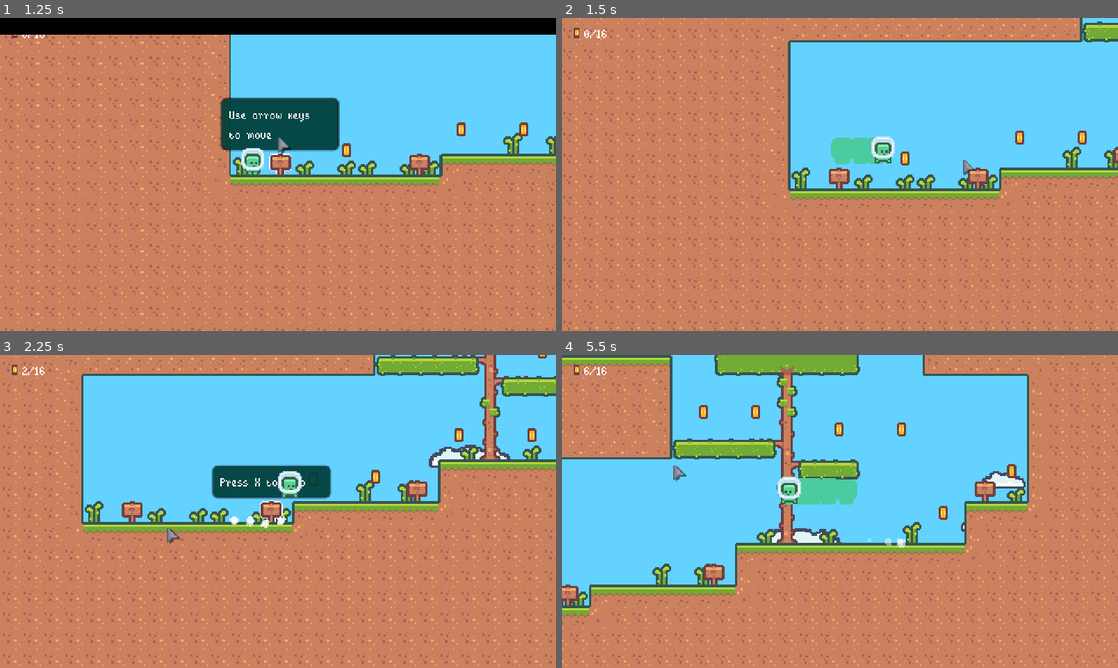
Above: before the commit, frames 1-4 (two rows, left to right).
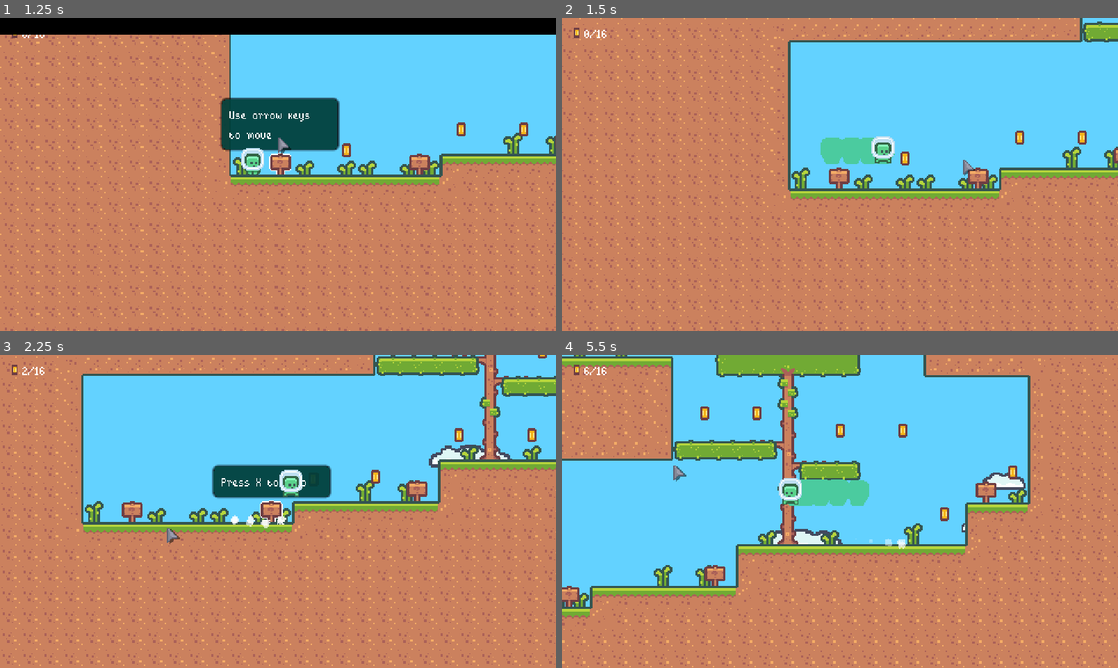
Above: after the commit, the same moments.

Repository: betofloresbaca/Platrush
Game: Godot game, scene res://scenes/ui/main_menu.tscn
Same seed, same stepped clock (60 frames per second), same inputs: the game is played once before the commit and once after it.
Inputs (mouse positions are in pixels of both pictures, inside the frame that each line leads up to):
- Up to frame 1 (1.25 s): click "PLAY" at 0.5 s
- Up to frame 2 (1.5 s): move the mouse to (962, 158) at 1.27 s; hold Right (move_right) from 1.28 s (still down); hold Space (jump) from 1.28 s (still down); tap Shift (dash) at 1.35 s
- Up to frame 3 (2.25 s): keep holding Right (move_right); tap X at 2 s; move the mouse to (166, 527) at 2.02 s; release Space (jump) at 2.03 s; tap Space (jump) at 2.1 s
- Up to frame 4 (5.5 s): tap Space (jump) at 2.27, 2.57, 3.77, 4.07, 5.1, 5.27 s; tap Shift (dash) at 2.3, 3.6, 4.35, 5.3 s; tap X at 2.75, 4.25 s; move the mouse to (895, 442) at 2.77 s; release Right (move_right) at 2.78 s; hold Left (move_left) 2.78-3.53 s; hold Space (jump) 2.78-3.53 s; click (895, 442) at 2.85 s; move the mouse to (812, 574) at 3.52 s; hold Right (move_right) 3.53-5.03 s; move the mouse to (1006, 558) at 4.27 s; hold Space (jump) 4.28-5.03 s; move the mouse to (673, 464) at 5.02 s; hold Left (move_left) from 5.03 s (still down)

Frame 1 is identical in both runs. In frame 2, 0.2% of the frame differs, in the area x 46-60%, y 38-47%; in frame 3, 0.7%; in frame 4, 12%, in the area x 0-100%, y 0-100%.

Commit message:
Modernize finite state machine util

Diff:
--- a/scenes/elements/player.gd
+++ b/scenes/elements/player.gd
@@ -44,7 +44,7 @@
 
 
 func _on_win_area_entered(_area):
-	$MovementStateMachine.change_state("INPUT_DISABLED")
+	$StateMachine.transition("InputDisabled")
 
 
 func _on_animated_sprite_2d_frame_changed():
--- a/scenes/elements/player.tscn
+++ b/scenes/elements/player.tscn
@@ -5,15 +5,15 @@
 [ext_resource type="PackedScene" uid="uid://cwcddy80ujjr6" path="res://scenes/elements/player_death.tscn" id="2_xxrbr"]
 [ext_resource type="Texture2D" uid="uid://dcv21jpo7lych" path="res://assets/player/player_1.png" id="3_g03sr"]
 [ext_resource type="PackedScene" uid="uid://b6oi537lhw6vk" path="res://scenes/elements/footstep_particles.tscn" id="3_snjc8"]
-[ext_resource type="PackedScene" uid="uid://eph75scbuut7" path="res://scenes/util/finite_state_machine.tscn" id="4_m0sv7"]
+[ext_resource type="Script" path="res://scenes/util/finite_state_machine/state_machine.gd" id="4_dcmnj"]
 [ext_resource type="PackedScene" uid="uid://ckx3tmvgx6qcn" path="res://scenes/util/random_audio_stream_player.tscn" id="4_mhu1h"]
 [ext_resource type="AudioStream" uid="uid://caktj2wskpvqy" path="res://assets/sounds/footstep_wood_001.ogg" id="5_4kn7x"]
-[ext_resource type="Script" path="res://scenes/elements/player_dash_state.gd" id="5_68gky"]
+[ext_resource type="Script" path="res://scenes/elements/player_states/player_normal_state.gd" id="5_blhkc"]
 [ext_resource type="Shader" path="res://scenes/elements/player.gdshader" id="5_k0a0w"]
-[ext_resource type="Script" path="res://scenes/elements/player_normal_state.gd" id="6_bqcth"]
 [ext_resource type="AudioStream" uid="uid://c5fxe8n7to8q4" path="res://assets/sounds/footstep_wood_002.ogg" id="6_c6oah"]
-[ext_resource type="Script" path="res://scenes/elements/player_input_disabled_state.gd" id="7_dn3ca"]
+[ext_resource type="Script" path="res://scenes/elements/player_states/player_dash_state.gd" id="6_e86wy"]
 [ext_resource type="AudioStream" uid="uid://di452ohmaseid" path="res://assets/sounds/footstep_wood_003.ogg" id="7_feybj"]
+[ext_resource type="Script" path="res://scenes/elements/player_states/player_input_disabled_state.gd" id="7_j506t"]
 [ext_resource type="AudioStream" uid="uid://dybi5w1bkl2v" path="res://assets/sounds/footstep_wood_004.ogg" id="8_5wgrw"]
 [ext_resource type="AudioStream" uid="uid://bivglbnbjjqje" path="res://assets/sounds/footstep_concrete_000.ogg" id="10_vxye2"]
 [ext_resource type="AudioStream" uid="uid://l1e3bf68bqpx" path="res://assets/sounds/footstep_concrete_001.ogg" id="11_x0uwr"]
@@ -90,9 +90,21 @@
 footstep_scene = ExtResource("3_snjc8")
 dash_hurtbox_mask = 4
 
-[node name="MovementStateMachine" parent="." instance=ExtResource("4_m0sv7")]
-states_scripts = Array[Script]([ExtResource("6_bqcth"), ExtResource("5_68gky"), ExtResource("7_dn3ca")])
-current_state_name = "NORMAL"
+[node name="StateMachine" type="Node" parent="." node_paths=PackedStringArray("initial_state")]
+script = ExtResource("4_dcmnj")
+initial_state = NodePath("Normal")
+
+[node name="Normal" type="Node" parent="StateMachine" node_paths=PackedStringArray("player")]
+script = ExtResource("5_blhkc")
+player = NodePath("../..")
+
+[node name="Dash" type="Node" parent="StateMachine" node_paths=PackedStringArray("player")]
+script = ExtResource("6_e86wy")
+player = NodePath("../..")
+
+[node name="InputDisabled" type="Node" parent="StateMachine" node_paths=PackedStringArray("player")]
+script = ExtResource("7_j506t")
+player = NodePath("../..")
 
 [node name="FootstepsSoundPlayer" parent="." instance=ExtResource("4_mhu1h")]
 enable_pitch_randomization = true
--- a/scenes/elements/player_dash_state.gd
+++ /dev/null
@@ -1,33 +0,0 @@
-class_name PlayerDashState extends State
-
-const max_dash_speed = 600
-const min_dash_speed = 200
-
-
-func _init(_parent_node: Node):
-	super(_parent_node)
-	self.name = "DASH"
-
-
-func process(delta: float, is_state_new: bool):
-	super.process(delta, is_state_new)
-	var pn = self.parent_node
-	if is_state_new:
-		node("DashAudioPlayer").play()
-		node("DashParticles").emitting = true
-		Helpers.apply_camera_shake(0.75)
-		node("EnemyKill/CollisionShape2D").disabled = false
-		node("AnimatedSprite2D").play("jump")
-		node("Hurtbox").collision_mask = pn.dash_hurtbox_mask
-		var move_vector = pn.get_movement_vector()
-		var vel_mod = 1
-		if move_vector.x != 0:
-			vel_mod = sign(move_vector.x)
-		else:
-			vel_mod = 1 if node("AnimatedSprite2D").flip_h else -1
-		pn.velocity.x = vel_mod * max_dash_speed
-		pn.velocity.y = 0
-	pn.move_and_slide()
-	pn.velocity.x = lerpf(0, pn.velocity.x, pow(2, -8 * delta))
-	if abs(pn.velocity.x) < min_dash_speed:
-		self.state_change.emit("NORMAL")
--- a/scenes/elements/player_input_disabled_state.gd
+++ /dev/null
@@ -1,16 +0,0 @@
-class_name PlayerInputDisabledState extends State
-
-
-func _init(_parent_node: Node):
-	super(_parent_node)
-	self.name = "INPUT_DISABLED"
-
-
-func process(delta: float, is_state_new: bool):
-	super.process(delta, is_state_new)
-	var pn = self.parent_node
-	if is_state_new:
-		node("AnimatedSprite2D").play("idle")
-	pn.velocity.x = lerpf(0, pn.velocity.x, pow(2, pn.lerp_pow * delta))
-	pn.velocity.y += pn.gravity * pn.jump_termination_multiplier * delta
-	pn.move_and_slide()
--- a/scenes/elements/player_normal_state.gd
+++ /dev/null
@@ -1,81 +0,0 @@
-class_name PlayerNormalState extends State
-
-const max_jumps = 2
-const max_x_speed = 140
-const x_acceleration = 2000
-const jump_speed = 300
-const max_dashes = 1
-
-var jump_counter = 0
-var dash_counter = 0
-var default_hurtbox_mask
-
-
-func _init(_parent_node: Node):
-	super(_parent_node)
-	self.name = "NORMAL"
-	self.default_hurtbox_mask = node("Hurtbox").collision_mask
-
-
-func process(delta: float, is_state_new: bool):
-	super.process(delta, is_state_new)
-	var pn = self.parent_node
-	if is_state_new:
-		node("DashParticles").emitting = false
-		node("EnemyKill/CollisionShape2D").disabled = true
-		node("Hurtbox").collision_mask = default_hurtbox_mask
-	var move_vector = pn.get_movement_vector()
-
-	# Calculate x movement
-	pn.velocity.x += move_vector.x * x_acceleration * delta
-	if move_vector.x == 0:
-		pn.velocity.x = lerpf(0, pn.velocity.x, pow(2, pn.lerp_pow * delta))
-	pn.velocity.x = clampf(pn.velocity.x, -max_x_speed, max_x_speed)
-
-	# Calculate y movement
-	var can_jump = (
-		pn.is_on_floor()
-		or not node("CoyoteTimer").is_stopped()
-		or self.jump_counter < max_jumps
-	)
-	if move_vector.y < 0 and can_jump:
-		Helpers.apply_camera_shake(0.75)
-		pn.velocity.y = move_vector.y * jump_speed
-		self.jump_counter += 1
-		node("CoyoteTimer").stop()
-
-	if pn.velocity.y < 0 and not Input.is_action_pressed("jump"):
-		pn.velocity.y += pn.gravity * pn.jump_termination_multiplier * delta
-		if pn.velocity.y > 0:
-			pn.velocity.y = 0
-	else:
-		pn.velocity.y += pn.gravity * delta
-	var was_on_floor = pn.is_on_floor()
-	pn.move_and_slide()
-
-	# Double jump and coyote time
-	if pn.is_on_floor():
-		self.jump_counter = 0
-		self.dash_counter = 0
-		if not was_on_floor and not is_state_new:
-			pn.spawn_footstep()
-	elif was_on_floor:
-		node("CoyoteTimer").start()
-
-	if Input.is_action_just_pressed("dash") and self.dash_counter < max_dashes:
-		self.dash_counter += 1
-		self.state_change.emit("DASH")
-
-	update_animation(move_vector)
-
-
-func update_animation(move_vector: Vector2):
-	var pn = self.parent_node
-	if not pn.is_on_floor():
-		node("AnimatedSprite2D").play("jump")
-	elif move_vector.x != 0:
-		node("AnimatedSprite2D").play("run")
-	else:
-		node("AnimatedSprite2D").play("idle")
-	if move_vector.x != 0:
-		node("AnimatedSprite2D").flip_h = move_vector.x > 0
--- /dev/null
+++ b/scenes/elements/player_states/player_dash_state.gd
@@ -0,0 +1,30 @@
+class_name PlayerDashState extends State
+
+@export var player: CharacterBody2D
+
+const max_dash_speed = 600
+const min_dash_speed = 200
+
+func enter():
+	super.enter()
+	player.get_node("DashAudioPlayer").play()
+	player.get_node("DashParticles").emitting = true
+	Helpers.apply_camera_shake(0.75)
+	player.get_node("EnemyKill/CollisionShape2D").disabled = false
+	player.get_node("AnimatedSprite2D").play("jump")
+	player.get_node("Hurtbox").collision_mask = player.dash_hurtbox_mask
+	var move_vector = player.get_movement_vector()
+	var vel_mod = 1
+	if move_vector.x != 0:
+		vel_mod = sign(move_vector.x)
+	else:
+		vel_mod = 1 if player.get_node("AnimatedSprite2D").flip_h else -1
+	player.velocity.x = vel_mod * max_dash_speed
+	player.velocity.y = 0
+
+func process(delta: float):
+	super.process(delta)
+	player.move_and_slide()
+	player.velocity.x = lerpf(0, player.velocity.x, pow(2, -8 * delta))
+	if abs(player.velocity.x) < min_dash_speed:
+		self.transitioned.emit("Normal")
--- /dev/null
+++ b/scenes/elements/player_states/player_input_disabled_state.gd
@@ -0,0 +1,13 @@
+class_name PlayerInputDisabledState extends State
+
+@export var player: CharacterBody2D
+
+func enter():
+	player.get_node("AnimatedSprite2D").play("idle")
+
+
+func process(delta: float):
+	super.process(delta)
+	player.velocity.x = lerpf(0, player.velocity.x, pow(2, player.lerp_pow * delta))
+	player.velocity.y += player.gravity * player.jump_termination_multiplier * delta
+	player.move_and_slide()
--- /dev/null
+++ b/scenes/elements/player_states/player_normal_state.gd
@@ -0,0 +1,80 @@
+class_name PlayerNormalState extends State
+
+@export var player: CharacterBody2D
+
+const max_jumps = 2
+const max_x_speed = 140
+const x_acceleration = 2000
+const jump_speed = 300
+const max_dashes = 1
+
+var jump_counter: int = 0
+var dash_counter: int = 0
+var default_hurtbox_mask
+
+
+func init():
+	super.init()
+	self.default_hurtbox_mask = player.get_node("Hurtbox").collision_mask
+
+func enter():
+	super.enter()
+	player.get_node("DashParticles").emitting = false
+	player.get_node("EnemyKill/CollisionShape2D").disabled = true
+	player.get_node("Hurtbox").collision_mask = default_hurtbox_mask
+
+func process(delta: float):
+	super.process(delta)
+	var move_vector = player.get_movement_vector()
+	# Calculate x movement
+	player.velocity.x += move_vector.x * x_acceleration * delta
+	if move_vector.x == 0:
+		player.velocity.x = lerpf(0, player.velocity.x, pow(2, player.lerp_pow * delta))
+	player.velocity.x = clampf(player.velocity.x, -max_x_speed, max_x_speed)
+
+	# Calculate y movement
+	var can_jump = (
+		player.is_on_floor()
+		or not player.get_node("CoyoteTimer").is_stopped()
+		or self.jump_counter < max_jumps
+	)
+	if move_vector.y < 0 and can_jump:
+		Helpers.apply_camera_shake(0.75)
+		player.velocity.y = move_vector.y * jump_speed
+		self.jump_counter += 1
+		player.get_node("CoyoteTimer").stop()
+
+	if player.velocity.y < 0 and not Input.is_action_pressed("jump"):
+		player.velocity.y += player.gravity * player.jump_termination_multiplier * delta
+		if player.velocity.y > 0:
+			player.velocity.y = 0
+	else:
+		player.velocity.y += player.gravity * delta
+	var was_on_floor = player.is_on_floor()
+	player.move_and_slide()
+
+	# Double jump and coyote time
+	if player.is_on_floor():
+		self.jump_counter = 0
+		self.dash_counter = 0
+		if not was_on_floor and not is_new_state:
+			player.spawn_footstep()
+	elif was_on_floor:
+		player.get_node("CoyoteTimer").start()
+
+	if Input.is_action_just_pressed("dash") and self.dash_counter < max_dashes:
+		self.dash_counter += 1
+		self.transitioned.emit("Dash")
+
+	update_animation(move_vector)
+
+
+func update_animation(move_vector: Vector2):
+	if not player.is_on_floor():
+		player.get_node("AnimatedSprite2D").play("jump")
+	elif move_vector.x != 0:
+		player.get_node("AnimatedSprite2D").play("run")
+	else:
+		player.get_node("AnimatedSprite2D").play("idle")
+	if move_vector.x != 0:
+		player.get_node("AnimatedSprite2D").flip_h = move_vector.x > 0
--- a/scenes/util/finite_state_machine.gd
+++ /dev/null
@@ -1,33 +0,0 @@
-extends Node
-
-@export var states_scripts: Array[Script]
-
-@export var current_state_name: String
-
-var states_map: Dictionary
-var current_state: State
-var is_state_new: bool = true
-
-
-func _ready():
-	self.states_map = {}
-	for state_script in states_scripts:
-		var state: State = state_script.new(get_parent())
-		state.state_change.connect(self.change_state)
-		states_map[state.name] = state
-	current_state = states_map[current_state_name]
-
-
-func _process(delta):
-	current_state.process(delta, self.is_state_new)
-	self.is_state_new = false
-
-
-func change_state(new_state_name: String):
-	self._deferred_change_state.call_deferred(new_state_name)
-
-
-func _deferred_change_state(new_state_name: String):
-	if states_map.has(new_state_name):
-		self.is_state_new = true
-		current_state = states_map[new_state_name]
--- a/scenes/util/finite_state_machine.tscn
+++ /dev/null
@@ -1,6 +0,0 @@
-[gd_scene load_steps=2 format=3 uid="uid://eph75scbuut7"]
-
-[ext_resource type="Script" path="res://scenes/util/finite_state_machine.gd" id="1_pch1a"]
-
-[node name="FiniteStateMachine" type="Node"]
-script = ExtResource("1_pch1a")
--- /dev/null
+++ b/scenes/util/finite_state_machine/state.gd
@@ -0,0 +1,26 @@
+extends Node
+
+class_name State
+
+signal transitioned
+
+var is_new_state: bool
+
+func init():
+	pass
+
+func enter():
+	is_new_state = true
+
+func exit():
+	pass
+
+func process(delta: float):
+	disable_is_new_state.call_deferred()
+
+func physics_process(delta: float):
+	pass
+
+
+func disable_is_new_state():
+	is_new_state = false
--- /dev/null
+++ b/scenes/util/finite_state_machine/state_machine.gd
@@ -0,0 +1,41 @@
+extends Node
+
+class_name StateMachine
+
+@export var initial_state: State
+
+var current_state: State
+var states: Dictionary = {}
+
+func transition(state_name):
+	_on_state_transitioned(state_name)
+
+func _ready():
+	for child in get_children():
+		if child is State:
+			states[child.name] = child
+			child.transitioned.connect(self._on_state_transitioned)
+			child.init()
+	if initial_state:
+		current_state = initial_state
+		initial_state.enter()
+
+func _process(delta):
+	if current_state:
+		current_state.process(delta)
+
+
+func _physics_process(delta):
+	if current_state:
+		current_state.physics_process(delta)
+
+
+func _on_state_transitioned(new_state_name):
+	_deferred_on_state_transitioned.call_deferred(new_state_name)
+
+
+func _deferred_on_state_transitioned(new_state_name):
+	if current_state.name != new_state_name and new_state_name in states:
+		current_state.exit()
+		current_state = states.get(new_state_name)
+		current_state.enter()
--- a/scenes/util/state.gd
+++ /dev/null
@@ -1,18 +0,0 @@
-class_name State extends Object
-
-signal state_change
-
-var name: String
-var parent_node: Node
-
-
-func _init(_parent_node: Node):
-	self.parent_node = _parent_node
-
-
-func process(delta: float, is_state_new: bool):
-	pass
-
-
-func node(path: String):
-	return self.parent_node.get_node(path)
